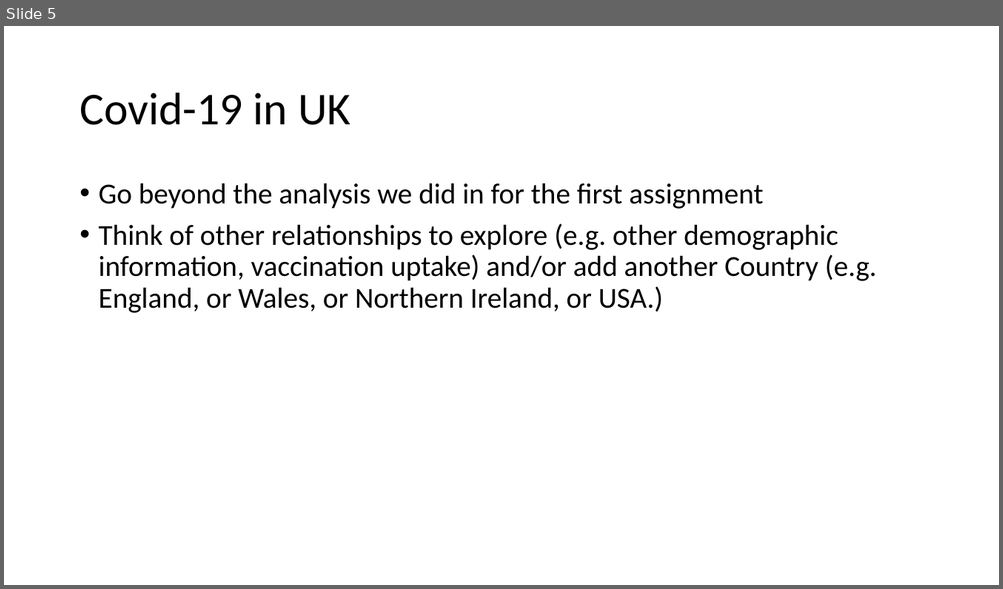
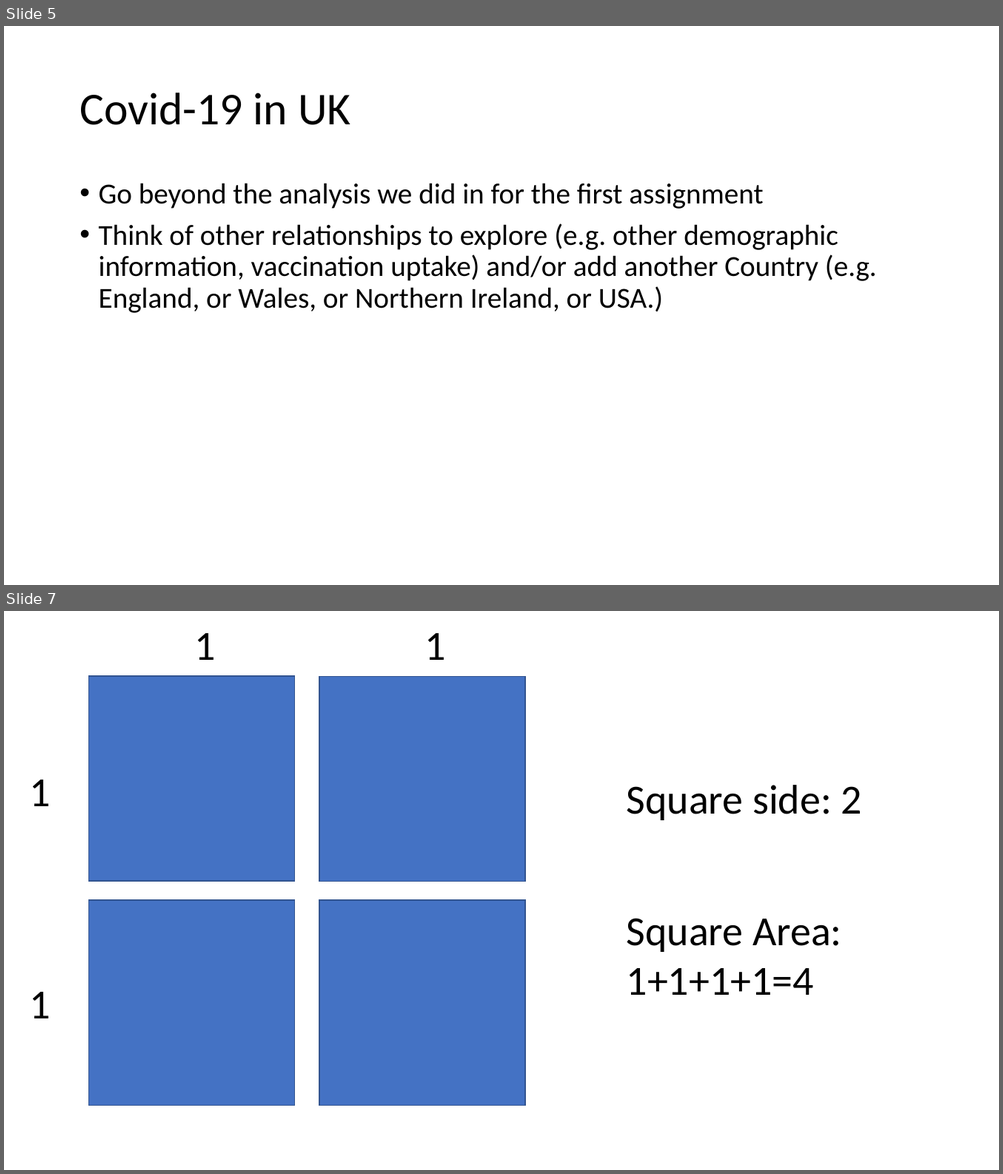
Before and after one commit to aleslab/PS4106_2022-23, a slide deck: slides/p4106 - projects.pptx. Shown one above the other, each under a label of ours: slide 5 before the commit, slides 5 and 7 after it; the slides between them are not shown. The pictures are 1003x589 and 1003x1174 pixels, drawn with LibreOffice and Linux fonts; fonts in the diff are those of the drawing. Boxes give left, top, right and bottom in pixels: in the first picture for what was removed or moved away, otherwise in the second. Text is boxed around its words. In the diff, an @@ line names an element or a change of style, - is before the commit and + after.

```diff
--- a/slides/p4106 - projects.pptx
+++ b/slides/p4106 - projects.pptx
@@ slide 7 added at <box>4,611,999,1170</box>, background #FFFFFF @@
@@ text added at <box>194,633,215,660</box>, 40 pt, text #000000 @@
+1
@@ text added at <box>425,633,446,660</box>, 40 pt, text #000000 @@
+1
@@ rectangle added at <box>88,676,294,881</box>, fill #4472C4, outline #325491 1 pt @@
@@ rectangle added at <box>318,677,525,882</box>, fill #4472C4, outline #325491 1 pt @@
@@ text added at <box>29,780,50,806</box>, 40 pt, text #000000 @@
+1
@@ text added at <box>626,785,862,820</box>, 40 pt, text #000000 @@
+Square side: 2
@@ rectangle added at <box>88,900,294,1105</box>, fill #4472C4, outline #325491 1 pt @@
@@ rectangle added at <box>318,900,525,1105</box>, fill #4472C4, outline #325491 1 pt @@
@@ text added at <box>626,918,842,995</box>, 40 pt, text #000000 @@
+Square Area:
+1+1+1+1=4
@@ text added at <box>29,992,50,1019</box>, 40 pt, text #000000 @@
+1
```
Also in this commit, not shown: 2 slides changed, 1 other slide added, 2 other files.
